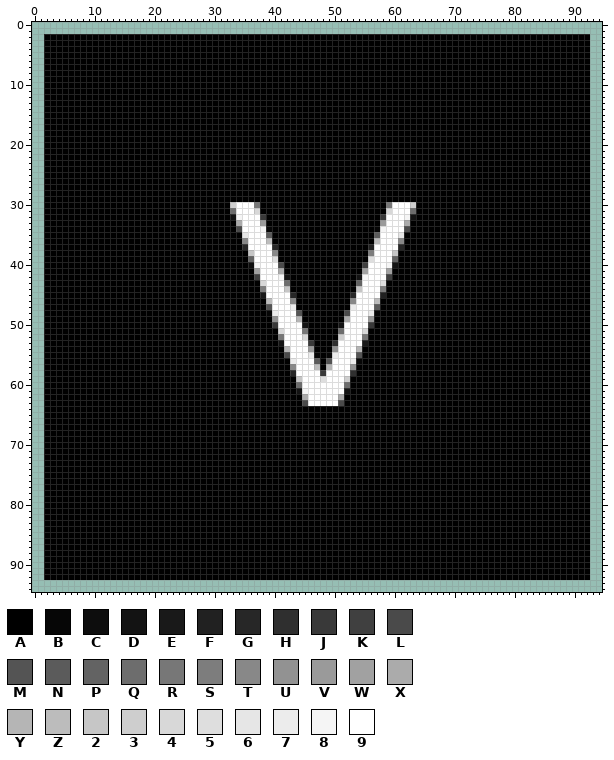
Sprite sheet, stored at saarsiedler-group16/src/main/resources/Textures/Intersections/Village.png. The picture above is the old version.
The file is 95x95 pixels. Colours within 5 levels of each other are drawn and written as one.
Palette (. is transparent): A #000000  B #060606  C #0d0d0d  D #131313  E #191919  F #212121  G #272727  H #2f2f2f  J #393939  K #404040  L #4a4a4a  M #545454  N #5b5b5b  P #636363  Q #6d6d6d  R #777777  S #7d7d7d  T #888888  U #929292  V #9a9a9a  W #a1a1a1  X #ababab  Y #b5b5b5  Z #bcbcbc  2 #c6c6c6  3 #cecece  4 #d8d8d8  5 #dedede  6 #e6e6e6  7 #ececec  8 #f5f5f5  9 #ffffff
And afterwards:
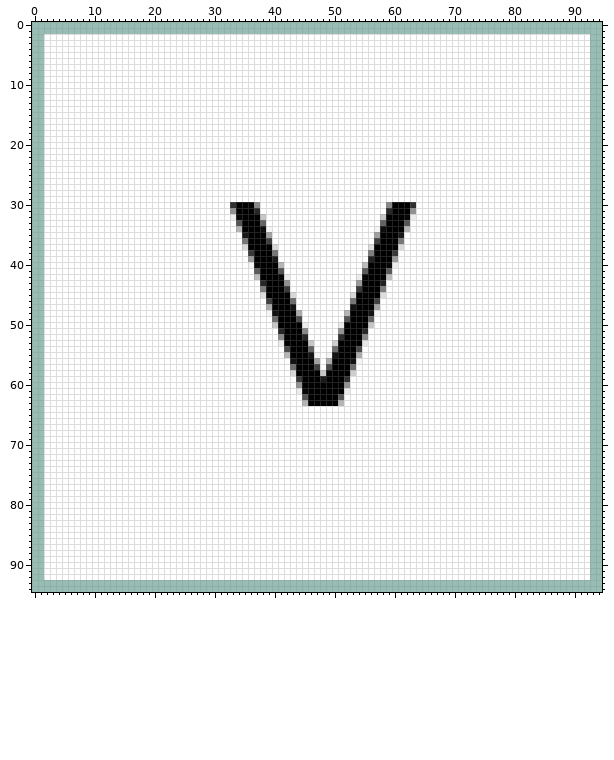
Edits made:
@@ palette @@
-2 #c6c6c6
+2 #393939
-3 #cecece
+3 #2f2f2f
-4 #d8d8d8
+4 #272727
-7 #ececec
+7 #131313
-9 #ffffff
+9 #000000
-A #000000
+A #ffffff
-D #131313
+D #ececec
-G #272727
+G #d8d8d8
-H #2f2f2f
+H #cecece
-J #393939
+J #c6c6c6
-K #404040
+K #bcbcbc
-L #4a4a4a
+L #b5b5b5
-M #545454
+M #ababab
-N #5b5b5b
+N #a1a1a1
-P #636363
+P #9a9a9a
-Q #6d6d6d
+Q #929292
-U #929292
+U #6d6d6d
-V #9a9a9a
+V #636363
-W #a1a1a1
+W #5b5b5b
-X #ababab
+X #545454
-Y #b5b5b5
+Y #4a4a4a
-Z #bcbcbc
+Z #404040
@@ x 32..64 @@
 29 AAAAAAAAAAAAAAAAAAAAAAAAAAAAAAAAA
-30 A3999RAAAAAAAAAAAAAAAAAAAAAR9993A
+30 A3999TAAAAAAAAAAAAAAAAAAAAAT9993A
 31 AQ9994AAAAAAAAAAAAAAAAAAAAA4999QA
-32 AD8999JAAAAAAAAAAAAAAAAAAAJ9998DA
+32 ADB999JAAAAAAAAAAAAAAAAAAAJ999BDA
 33 AAX999VAAAAAAAAAAAAAAAAAAAV999XAA
-34 AAL9998BAAAAAAAAAAAAAAAAAB8999LAA
-35 AAA6999NAAAAAAAAAAAAAAAAAN9996AAA
-36 AAAT999ZAAAAAAAAAAAAAAAAAZ999TAAA
-37 AAAG9999GAAAAAAAAAAAAAAAF9999GAAA
-38 AAAA2999TAAAAAAAAAAAAAAAS9992AAAA
-39 AAAAP9995AAAAAAAAAAAAAAA5999PAAAA
-40 AAAAC8999LAAAAAAAAAAAAAK9998DAAAA
+34 AAL999C8AAAAAAAAAAAAAAAAA8C999LAA
+35 AAAE999NAAAAAAAAAAAAAAAAAN999EAAA
+36 AAAR999ZAAAAAAAAAAAAAAAAAZ999RAAA
+37 AAAG9999GAAAAAAAAAAAAAAA59999GAAA
+38 AAAA2999RAAAAAAAAAAAAAAAS9992AAAA
+39 AAAAP999EAAAAAAAAAAAAAAAF999PAAAA
+40 AAAA8B999LAAAAAAAAAAAAAK999BDAAAA
 41 AAAAAW999XAAAAAAAAAAAAAW999WAAAAA
-42 AAAAAK9998DAAAAAAAAAAAD8999KAAAAA
-43 AAAAAA4999QAAAAAAAAAAAP9995AAAAAA
+42 AAAAAK999BDAAAAAAAAAAADB999KAAAAA
+43 AAAAAA4999QAAAAAAAAAAAP999FAAAAAA
 44 AAAAAAS9992AAAAAAAAAAA2999SAAAAAA
-45 AAAAAAE9999GAAAAAAAAAG9999FAAAAAA
-46 AAAAAAAZ999TAAAAAAAAAT999ZAAAAAAA
+45 AAAAAA59999GAAAAAAAAAG99995AAAAAA
+46 AAAAAAAZ999UAAAAAAAAAR999ZAAAAAAA
 47 AAAAAAAM9997AAAAAAAAA7999NAAAAAAA
-48 AAAAAAAB7999MAAAAAAAL9997BAAAAAAA
+48 AAAAAAA87999MAAAAAAAL99978AAAAAAA
 49 AAAAAAAAU999YAAAAAAAX999VAAAAAAAA
 50 AAAAAAAAJ9999DAAAAAD9999JAAAAAAAA
-51 AAAAAAAAA4999RAAAAAQ9994AAAAAAAAA
-52 AAAAAAAAAR9994AAAAA3999RAAAAAAAAA
-53 AAAAAAAAAD9999JAAAH9999EAAAAAAAAA
+51 AAAAAAAAA4999TAAAAAQ9994AAAAAAAAA
+52 AAAAAAAAAT9994AAAAA3999TAAAAAAAAA
+53 AAAAAAAAAD9999JAAAH99996AAAAAAAAA
 54 AAAAAAAAAAY999VAAAU999YAAAAAAAAAA
-55 AAAAAAAAAAL9997BAB7999MAAAAAAAAAA
-56 AAAAAAAAAAA7999NAM9997BAAAAAAAAAA
-57 AAAAAAAAAAAT999ZAY999UAAAAAAAAAAA
+55 AAAAAAAAAAL99978A87999MAAAAAAAAAA
+56 AAAAAAAAAAA7999NAM99978AAAAAAAAAA
+57 AAAAAAAAAAAU999ZAY999UAAAAAAAAAAA
 58 AAAAAAAAAAAG9999J9999HAAAAAAAAAAA
-59 AAAAAAAAAAAA299959993AAAAAAAAAAAA
+59 AAAAAAAAAAAA2999E9993AAAAAAAAAAAA
 60 AAAAAAAAAAAAQ9999999QAAAAAAAAAAAA
-61 AAAAAAAAAAAAD8999999DAAAAAAAAAAAA
+61 AAAAAAAAAAAADB999999DAAAAAAAAAAAA
 62 AAAAAAAAAAAAAX99999XAAAAAAAAAAAAA
